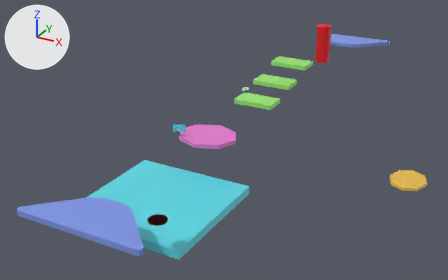
Before and after pictures for a commit that changed the OBJ model 3DLv3_2023_vs2019/Project/BaseProject/BaseProject/res/Field/HopsAndHoops/Stage2(Base).obj.
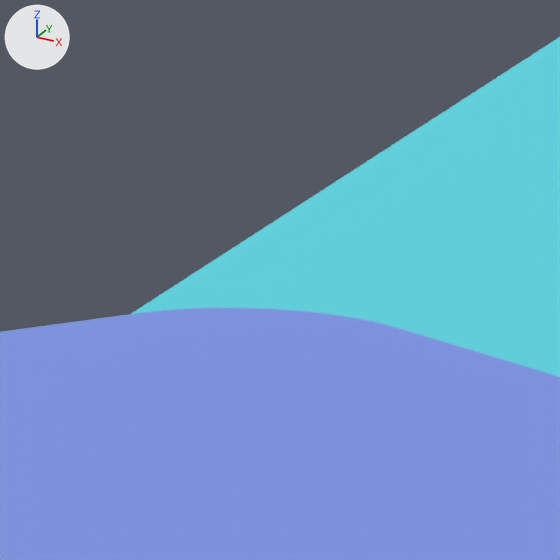
The first picture shows the older version from a camera (50 mm lens) standing at (176.0, -179.0, 150.0) and looking at (-9.0, 158.0, -19.0). The close-ups show both versions on the part from 17% to 27% of the width and 61% to 78% of the height of that picture; other places that the commit changed are outside them. The lights are fixed; the arrows at upper left show +X, +Y and +Z. Where no turn or scale is listed for an object, it has been applied to the vertices.

The first close-up shows '立方体', '立方体.001'.
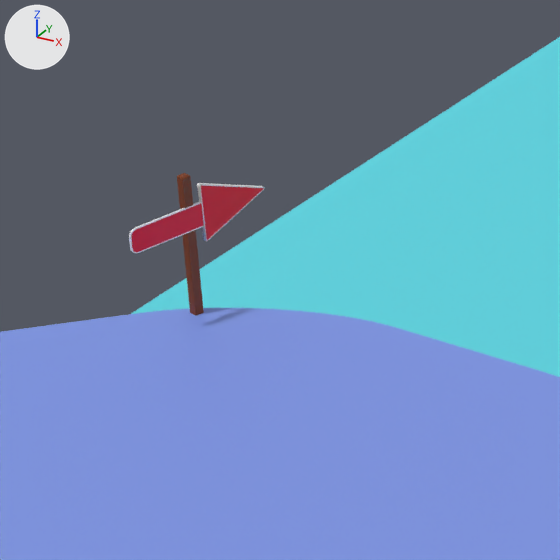
The change, as a list of edits to the scene's bpy script:
```text
Add mat_マテリアル_012:
    mat_マテリアル_012 = principled_material('マテリアル.012')
    mat_マテリアル_012.base_color = (0.8, 0.8, 0.8)  # white #e7e7e7
Add mat_マテリアル_013:
    mat_マテリアル_013 = principled_material('マテリアル.013')
    mat_マテリアル_013.base_color = (0.192, 0.0354, 0.00266)  # brown #793509
Add mat_マテリアル_011:
    mat_マテリアル_011 = principled_material('マテリアル.011')
    mat_マテリアル_011.base_color = (0.8, 0.0, 0.0205)  # red #e70027
Add mat_マテリアル_014:
    mat_マテリアル_014 = principled_material('マテリアル.014')
    mat_マテリアル_014.base_color = (0.8, 0.000692, 0.0303)  # red #e70231
Add mat_マテリアル_015:
    mat_マテリアル_015 = principled_material('マテリアル.015')
    mat_マテリアル_015.base_color = (0.8, 0.8, 0.8)  # white #e7e7e7
Add me_立方体_008:
    me_立方体_008.from_pydata(...)  # 104 vertices, 216 faces; spans x -12.67..-10.77, y 23.78..30.24, z -0.2..6.43
    # faces by material slot: [30, 50, 44, 26, 66]
    me_立方体_008.materials.append(mat_マテリアル_011)  # red #e70027
    me_立方体_008.materials.append(mat_マテリアル_012)  # white #e7e7e7
    me_立方体_008.materials.append(mat_マテリアル_013)  # brown #793509
    me_立方体_008.materials.append(mat_マテリアル_014)  # red #e70231
    me_立方体_008.materials.append(mat_マテリアル_015)  # white #e7e7e7
Add ob_立方体_008:
    ob_立方体_008 = bpy.data.objects.new('立方体.008', me_立方体_008)
    ob_立方体_008.location = (0.0, 0.0, 0.0)
```

What differs and where, as boxes [x1, y1, x2, y2] in the close-ups (560 x 560 px):
'立方体.008', added (red)
    after: [129, 173, 264, 316]
    faces in mat_マテリアル_011 (red #e70027): [201, 185, 264, 240]
    faces in mat_マテリアル_014 (red #e70231): [131, 203, 204, 252]
    faces in mat_マテリアル_013 (brown #793509): [177, 173, 204, 316]
    faces in mat_マテリアル_012 (white #e7e7e7): [197, 183, 264, 241]
    faces in mat_マテリアル_015 (white #e7e7e7): [129, 201, 204, 253]
